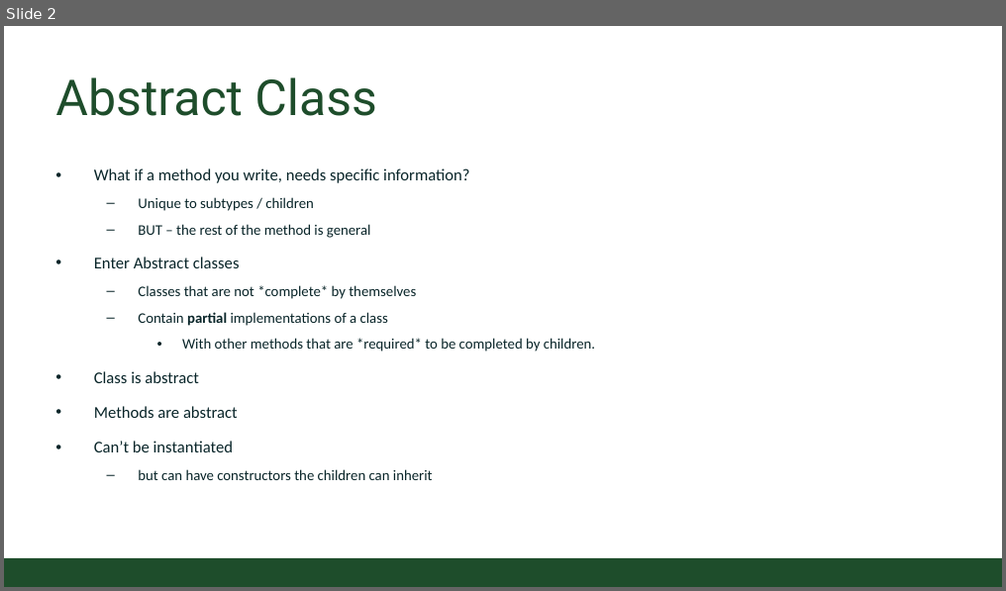
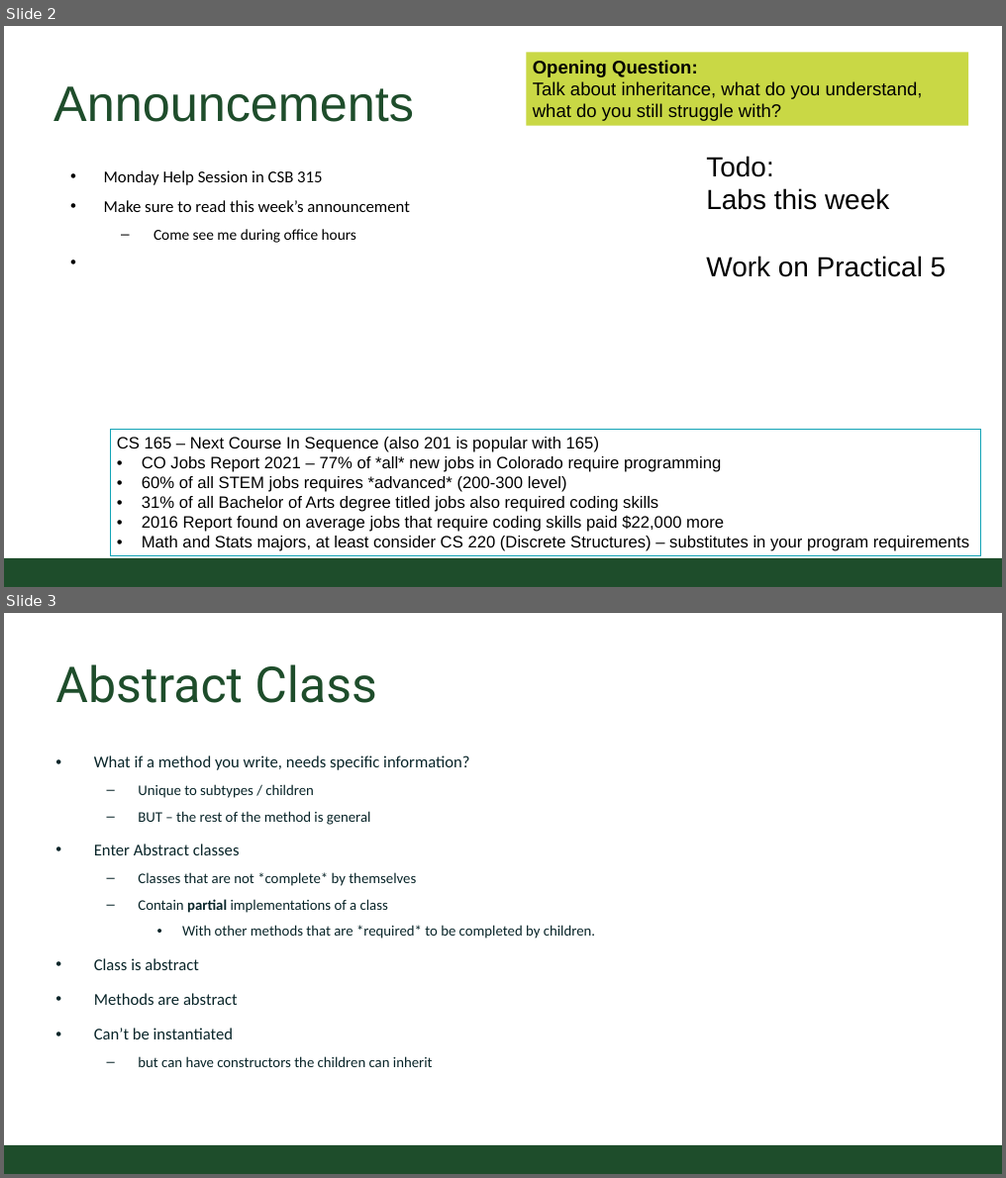
Before and after one commit to CSU-CompSci-CS163-4/Handouts, a slide deck: slides/On-Campus/13_01_AbstractClasses.pptx. Shown one above the other, each under a label of ours: slide 2 before the commit, slides 2 and 3 after it. The pictures are 1006x591 and 1006x1178 pixels, drawn with LibreOffice and Linux fonts; fonts in the diff are those of the drawing; background and template pictures are left out. Boxes give left, top, right and bottom in pixels: in the first picture for what was removed or moved away, otherwise in the second. Text is boxed around its words. In the diff, an @@ line names an element or a change of style, - is before the commit and + after.

Commit message:
announcements added

```diff
--- a/slides/On-Campus/13_01_AbstractClasses.pptx
+++ b/slides/On-Campus/13_01_AbstractClasses.pptx
@@ slide 2 added at (4,26,1002,587), background #FFFFFF @@
@@ rectangle added at (526,53,968,126), fill #C9D845, 20 pt, text #000000 @@
+Opening Question:
+Talk about inheritance, what do you understand, what do you still struggle with?
@@ title added at (54,86,414,122), 54.4 pt, text #1E4D2B @@
+Announcements
@@ text added at (104,171,410,243), 18.1 pt, text #000000 @@
+• Monday Help Session in CSB 315
+• Make sure to read this week’s announcement
+  – Come see me during office hours
@@ text added at (706,156,946,277), 30.2 pt, text #000000 @@
+Todo:
+Labs this week
+Work on Practical 5
@@ rectangle added at (110,430,981,557), outline #12A3B6 0.75 pt, 18 pt, text #000000 @@
+CS 165 – Next Course In Sequence (also 201 is popular with 165)
+• CO Jobs Report 2021 – 77% of *all* new jobs in Colorado require programming
+• 60% of all STEM jobs requires *advanced* (200-300 level)
+• 31% of all Bachelor of Arts degree titled jobs also required coding skills
+• 2016 Report found on average jobs that require coding skills paid $22,000 more
+• Math and Stats majors, at least consider CS 220 (Discrete Structures) – substitutes in your program requirements
@@ rectangle added at (4,559,1002,587), fill #1E4D2B @@
@@ what was slide 2 is now slide 3 @@
```
